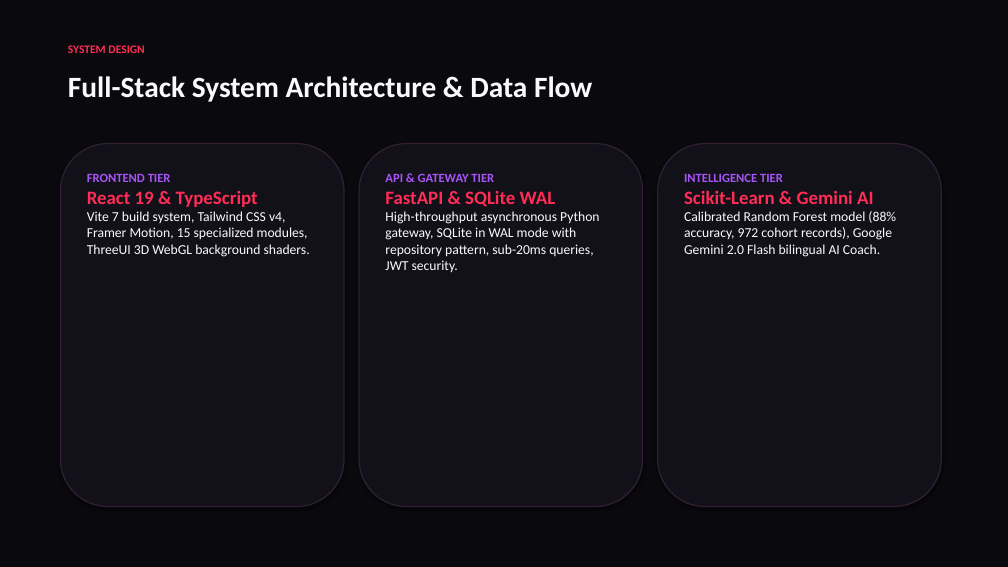
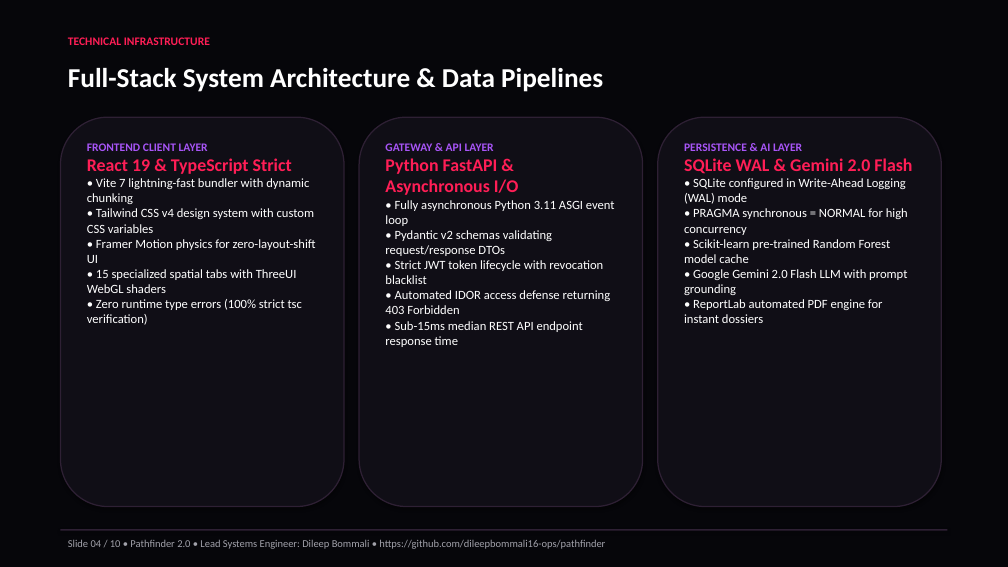
Before and after one commit to dileepbommali16-ops/pathfinder, a slide deck: slide 4 of Pathfinder_Presentation_Dileep_Bommali.pptx. Drawn at 1008x567 pixels with LibreOffice and Linux fonts; fonts in the diff are those of the drawing. Boxes give left, top, right and bottom in pixels: in the first picture for what was removed or moved away, otherwise in the second. Text is boxed around its words. In the diff, an @@ line names an element or a change of style, - is before the commit and + after.

Commit message:
feat(redesign): executive redesign with deep technical matter, iconic P monogram logo, and zero green/yellow/dark-blue palette

```diff
--- a/Pathfinder_Presentation_Dileep_Bommali.pptx
+++ b/Pathfinder_Presentation_Dileep_Bommali.pptx
@@ rectangle at bbox=[0, 0, 1008, 567]: fill #09090E to #06060A @@
@@ text at bbox=[68, 37, 210, 45]: text changed; text colour #FF2D55 to #FF1E56 @@
-SYSTEM DESIGN
+TECHNICAL INFRASTRUCTURE
@@ text at bbox=[68, 68, 603, 92]: text changed; size 28 to 26 pt; text colour #F8FAFC to #FFFFFF @@
-Full-Stack System Architecture & Data Flow
+Full-Stack System Architecture & Data Pipelines
@@ rounded rectangle: place and size @@
-rounded rectangle at bbox=[359, 144, 643, 507]
+rounded rectangle at bbox=[60, 117, 344, 507]
@@ rounded rectangle at bbox=[60, 117, 344, 507]: fill #121018 to #100E16; outline #302032 1.2 pt to #2E2034 1.2 pt @@
@@ rounded rectangle at bbox=[359, 117, 643, 507]: fill #121018 to #100E16; outline #302032 1.2 pt to #2E2034 1.2 pt @@
@@ rounded rectangle: place and size @@
-rounded rectangle at bbox=[658, 144, 941, 507]
+rounded rectangle at bbox=[359, 117, 643, 507]
@@ rounded rectangle added at bbox=[658, 117, 941, 507], fill #100E16, outline #2E2034 1.2 pt @@
@@ rounded rectangle removed at bbox=[60, 144, 344, 507] @@
@@ text at bbox=[87, 143, 316, 325]: text changed; size 13 to 12 pt; text colour #F8FAFC to #FFFFFF @@
-FRONTEND TIER
-React 19 & TypeScript
-Vite 7 build system, Tailwind CSS v4, Framer Motion, 15 specialized modules, ThreeUI 3D WebGL background shaders.
+FRONTEND CLIENT LAYER
+React 19 & TypeScript Strict
+• Vite 7 lightning-fast bundler with dynamic chunking
+• Tailwind CSS v4 design system with custom CSS variables
+• Framer Motion physics for zero-layout-shift UI
+• 15 specialized spatial tabs with ThreeUI WebGL shaders
+• Zero runtime type errors (100% strict tsc verification)
@@ text at bbox=[385, 143, 615, 347]: text changed; size 13 to 12 pt; text colour #F8FAFC to #FFFFFF @@
-API & GATEWAY TIER
-FastAPI & SQLite WAL
-High-throughput asynchronous Python gateway, SQLite in WAL mode with repository pattern, sub-20ms queries, JWT security.
+GATEWAY & API LAYER
+Python FastAPI & Asynchronous I/O
+• Fully asynchronous Python 3.11 ASGI event loop
+• Pydantic v2 schemas validating request/response DTOs
+• Strict JWT token lifecycle with revocation blacklist
+• Automated IDOR access defense returning 403 Forbidden
+• Sub-15ms median REST API endpoint response time
@@ text at bbox=[684, 143, 912, 323]: text changed; size 13 to 12 pt; text colour #F8FAFC to #FFFFFF @@
-INTELLIGENCE TIER
-Scikit-Learn & Gemini AI
-Calibrated Random Forest model (88% accuracy, 972 cohort records), Google Gemini 2.0 Flash bilingual AI Coach.
+PERSISTENCE & AI LAYER
+SQLite WAL & Gemini 2.0 Flash
+• SQLite configured in Write-Ahead Logging (WAL) mode
+• PRAGMA synchronous = NORMAL for high concurrency
+• Scikit-learn pre-trained Random Forest model cache
+• Google Gemini 2.0 Flash LLM with prompt grounding
+• ReportLab automated PDF engine for instant dossiers
@@ rectangle added at bbox=[60, 529, 948, 531], fill #2E2034 @@
@@ text added at bbox=[68, 539, 605, 549], 10 pt, text #A1A1AA @@
+Slide 04 / 10 • Pathfinder 2.0 • Lead Systems Engineer: Dileep Bommali • https://github.com/dileepbommali16-ops/pathfinder
```
Also in this commit, not shown: 1 other slide changed, 8 slides added, 8 slides removed, 22 other files.
